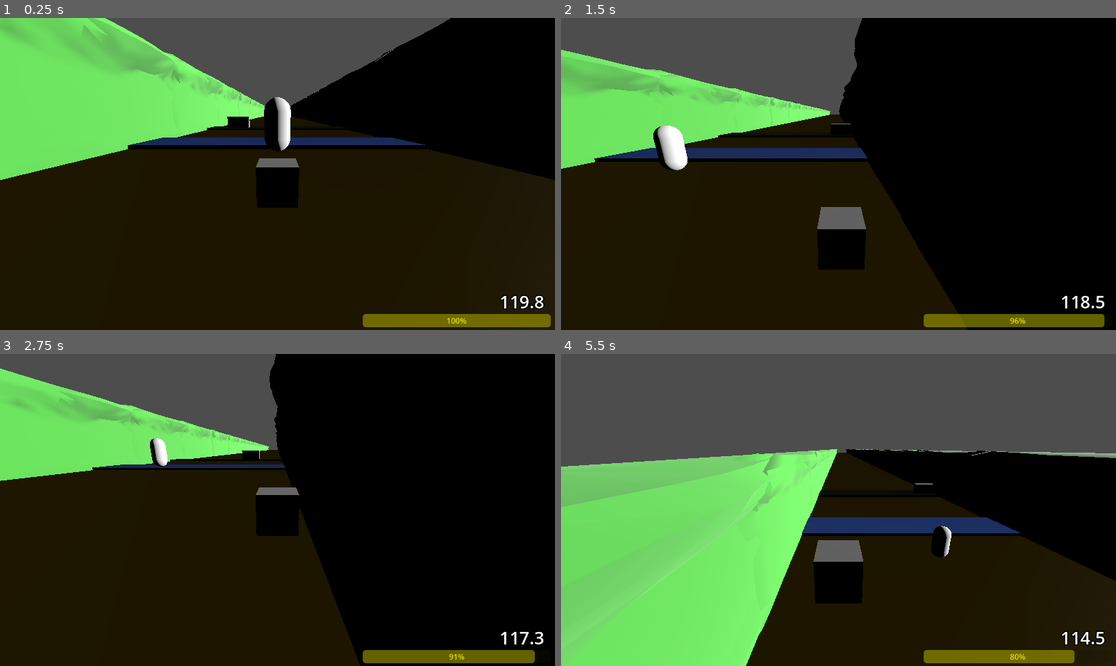
Above: before the commit, frames 1-4 (two rows, left to right).
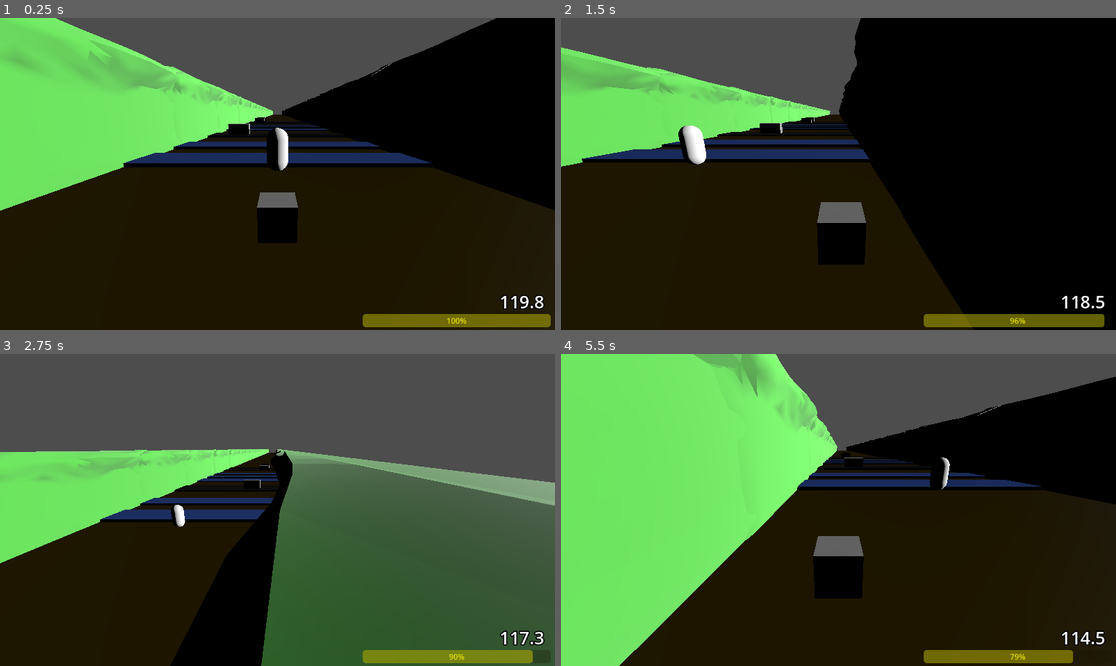
Above: after the commit, the same moments.

Repository: notadoctortired/SleepyFrog
Game: Godot game, scene res://scenes/main_scene.tscn
The game is run twice, just before and just after one commit, with the same random seed, the same clock (stepped at 60 frames per second) and the same inputs.
Inputs (mouse positions are in pixels of both pictures, inside the frame that each line leads up to):
- Up to frame 1 (0.25 s): no input
- Up to frame 2 (1.5 s): tap Enter (ui_accept) at 0.5 s; move the mouse to (960, 158) at 0.52 s; hold Right (move_right) 0.53-1.28 s; tap Space (jump) at 0.6, 0.77, 1.07 s; click (960, 158) at 0.67 s; move the mouse to (727, 189) at 1.27 s; hold Down (move_backward) from 1.28 s (still down); tap F at 1.35 s
- Up to frame 3 (2.75 s): tap Space (jump) at 1.52, 1.55, 1.82, 2.3 s; move the mouse to (333, 441) at 2.02 s; release Down (move_backward) at 2.03 s; hold Right (move_right) from 2.03 s (still down); hold Q from 2.03 s (still down)
- Up to frame 4 (5.5 s): move the mouse to (810, 572) at 2.77 s; release Right (move_right) at 2.78 s; release Q at 2.78 s; hold Up (move_forward) 2.78-3.53 s; tap Space (jump) at 2.85, 3.02, 3.32, 3.77, 3.8, 4.07, 4.52, 4.55, 4.82, 5.1 s; click (810, 572) at 2.92 s; move the mouse to (1005, 556) at 3.52 s; hold F 3.53-4.28 s; hold Left (move_left) 3.53-5.03 s; move the mouse to (672, 463) at 4.27 s; tap Q at 4.35 s; move the mouse to (866, 510) at 5.02 s; hold Down (move_backward) from 5.03 s (still down); click (866, 510) at 5.17 s

The runs differ from the first frame. In frame 1, 15% of the frame differs, in the area x 0-100%, y 0-73%; in frame 2, 3.9%; in frame 3, 72%, in the area x 0-100%, y 0-100%; in frame 4, 42%.

Commit message:
Worked on car movement & level design

Diff:
--- a/scenes/coffee.tscn
+++ b/scenes/coffee.tscn
@@ -1,19 +1,22 @@
-[gd_scene load_steps=4 format=3 uid="uid://djn8ltsdsvnjb"]
+[gd_scene load_steps=5 format=3 uid="uid://djn8ltsdsvnjb"]
 
 [ext_resource type="Script" uid="uid://wxe3cc3pt2px" path="res://scripts/add_energy.gd" id="1_tlbmd"]
 
-[sub_resource type="CapsuleShape3D" id="CapsuleShape3D_n0kls"]
+[sub_resource type="CapsuleShape3D" id="CapsuleShape3D_tlbmd"]
 
-[sub_resource type="CapsuleMesh" id="CapsuleMesh_tlbmd"]
+[sub_resource type="StandardMaterial3D" id="StandardMaterial3D_fe1ek"]
 
-[node name="Node3D" type="Node3D"]
+[sub_resource type="CapsuleMesh" id="CapsuleMesh_vgd82"]
+
+[node name="Coffee" type="Node3D"]
 
 [node name="Coffee" type="Area3D" parent="."]
 script = ExtResource("1_tlbmd")
 
 [node name="Collision_Coffee" type="CollisionShape3D" parent="Coffee"]
-shape = SubResource("CapsuleShape3D_n0kls")
+shape = SubResource("CapsuleShape3D_tlbmd")
 
 [node name="Mesh_Coffee" type="MeshInstance3D" parent="Coffee"]
-mesh = SubResource("CapsuleMesh_tlbmd")
+material_override = SubResource("StandardMaterial3D_fe1ek")
+mesh = SubResource("CapsuleMesh_vgd82")
 skeleton = NodePath("../Collision_Coffee")
--- a/scenes/main_scene.tscn
+++ b/scenes/main_scene.tscn
@@ -1,12 +1,12 @@
-[gd_scene load_steps=34 format=3 uid="uid://prwtx4qph4sa"]
-
-[ext_resource type="Script" uid="uid://wxe3cc3pt2px" path="res://scripts/add_energy.gd" id="1_c16ls"]
+[gd_scene load_steps=31 format=3 uid="uid://prwtx4qph4sa"]
+
 [ext_resource type="Script" uid="uid://dg8ohiisoo6sw" path="res://scripts/player_movement.gd" id="1_w2twt"]
 [ext_resource type="Script" uid="uid://bbvsymvwgh8jk" path="res://addons/phantom_camera/scripts/phantom_camera/phantom_camera_3d.gd" id="2_7ykc4"]
 [ext_resource type="Script" uid="uid://0fl0bnch5yek" path="res://addons/phantom_camera/scripts/phantom_camera_host/phantom_camera_host.gd" id="2_gubc5"]
 [ext_resource type="Script" uid="uid://dlexewiouo2yn" path="res://addons/phantom_camera/scripts/resources/tween_resource.gd" id="3_pu3yx"]
 [ext_resource type="Script" uid="uid://bomp7gl6hf50q" path="res://scripts/energy_bar.gd" id="5_gubc5"]
 [ext_resource type="Script" uid="uid://cjgqcqq1xf63f" path="res://scripts/timer.gd" id="6_rt2n2"]
+[ext_resource type="PackedScene" uid="uid://djn8ltsdsvnjb" path="res://scenes/coffee.tscn" id="7_si52b"]
 [ext_resource type="ArrayMesh" uid="uid://dvrrewessyskc" path="res://models/side_cliff_blocker.obj" id="9_c1pb6"]
 [ext_resource type="Script" uid="uid://c5mykx208e3sp" path="res://scripts/barrier_detection.gd" id="10_6wevv"]
 [ext_resource type="Material" uid="uid://bngkyycmntx7a" path="res://materials/Cliff_Mat.tres" id="10_e1cbu"]
@@ -31,12 +31,6 @@
 outline_size = 9
 outline_color = Color(0, 0, 0, 1)
 
-[sub_resource type="CapsuleShape3D" id="CapsuleShape3D_c16ls"]
-
-[sub_resource type="StandardMaterial3D" id="StandardMaterial3D_mngbo"]
-
-[sub_resource type="CapsuleMesh" id="CapsuleMesh_18nlu"]
-
 [sub_resource type="BoxShape3D" id="BoxShape3D_c1pb6"]
 
 [sub_resource type="BoxShape3D" id="BoxShape3D_mngbo"]
@@ -62,12 +56,13 @@
 [sub_resource type="BoxShape3D" id="BoxShape3D_01n6w"]
 
 [node name="Node3D" type="Node3D"]
+transform = Transform3D(1, 0, 0, 0, 1, 0, 0, 0, 1, 0.0884037, -9.53674e-07, -0.0657692)
 
 [node name="Player" type="CharacterBody3D" parent="."]
 transform = Transform3D(1, 0, 0, 0, 1, 0, 0, 0, 1, 0, 1, 0)
 script = ExtResource("1_w2twt")
 speed = 10
-jump = 30
+jump = 25
 
 [node name="Collision_Player" type="CollisionShape3D" parent="Player"]
 shape = SubResource("BoxShape3D_pu3yx")
@@ -84,7 +79,7 @@
 
 [node name="Camera3D" type="Camera3D" parent="."]
 physics_interpolation_mode = 1
-transform = Transform3D(1, 0, 0, 0, 0.957826, 0.287348, 0, -0.287348, 0.957826, 0, 2.5, 5)
+transform = Transform3D(1, 0, 0, 0, 0.957826, 0.287348, 0, -0.287348, 0.957826, 7.45058e-09, 3.5, 5)
 
 [node name="PhantomCameraHost" type="Node" parent="Camera3D"]
 process_priority = 300
@@ -93,13 +88,13 @@
 metadata/_custom_type_script = "uid://0fl0bnch5yek"
 
 [node name="PhantomCamera3D" type="Node3D" parent="." node_paths=PackedStringArray("follow_target")]
-transform = Transform3D(1, 0, 0, 0, 0.957826, 0.287348, 0, -0.287348, 0.957826, 0, 2.5, 5)
+transform = Transform3D(1, 0, 0, 0, 0.957826, 0.287348, 0, -0.287348, 0.957826, 0.0884037, 3.5, 4.93423)
 top_level = true
 script = ExtResource("2_7ykc4")
 follow_mode = 2
 follow_target = NodePath("../Player")
 tween_resource = SubResource("Resource_pu3yx")
-follow_offset = Vector3(0, 1.5, 5)
+follow_offset = Vector3(0, 2.5, 5)
 follow_damping = true
 metadata/_custom_type_script = "uid://bbvsymvwgh8jk"
 
@@ -149,17 +144,8 @@
 
 [node name="Collectibles" type="Node3D" parent="."]
 
-[node name="Coffee" type="Area3D" parent="Collectibles"]
-transform = Transform3D(1, 0, 0, 0, 1, 0, 0, 0, 1, 0, 2, -3)
-script = ExtResource("1_c16ls")
-
-[node name="Collision_Coffee" type="CollisionShape3D" parent="Collectibles/Coffee"]
-shape = SubResource("CapsuleShape3D_c16ls")
-
-[node name="Mesh_Coffee" type="MeshInstance3D" parent="Collectibles/Coffee"]
-material_override = SubResource("StandardMaterial3D_mngbo")
-mesh = SubResource("CapsuleMesh_18nlu")
-skeleton = NodePath("../Collision_Coffee")
+[node name="Coffee" parent="Collectibles" instance=ExtResource("7_si52b")]
+transform = Transform3D(1, 0, 0, 0, 1, 0, 0, 0, 1, 0, 1.79723, -4.38909)
 
 [node name="Kill_Plain" type="Area3D" parent="."]
 transform = Transform3D(1, 0, 0, 0, 1, 0, 0, 0, 1, 0, -47, -3)
@@ -968,21 +954,89 @@
 
 [node name="Obstacles" type="Node3D" parent="."]
 
-[node name="River" type="StaticBody3D" parent="Obstacles"]
-transform = Transform3D(21.36, 0, 0, 0, 1, 0, 0, 0, 4.4, 0, 0, -10)
-
-[node name="Area3D" type="Area3D" parent="Obstacles/River"]
+[node name="River 1" type="StaticBody3D" parent="Obstacles"]
+transform = Transform3D(21.36, 0, 0, 0, 1, 0, 0, 0, 3.46547, 0, 0, -8.85631)
+
+[node name="Area3D" type="Area3D" parent="Obstacles/River 1"]
 transform = Transform3D(1.01, 0, 0, 0, 1.01, 0, 0, 0, 1.01, 0, 0, 0)
 script = ExtResource("13_r6p65")
 
-[node name="CollisionShape3D" type="CollisionShape3D" parent="Obstacles/River/Area3D"]
+[node name="CollisionShape3D" type="CollisionShape3D" parent="Obstacles/River 1/Area3D"]
 shape = SubResource("BoxShape3D_r6p65")
 
-[node name="MeshInstance3D" type="MeshInstance3D" parent="Obstacles/River"]
+[node name="MeshInstance3D" type="MeshInstance3D" parent="Obstacles/River 1"]
 material_override = ExtResource("14_r6p65")
 mesh = SubResource("BoxMesh_si52b")
 
-[node name="CollisionShape3D" type="CollisionShape3D" parent="Obstacles/River"]
+[node name="CollisionShape3D" type="CollisionShape3D" parent="Obstacles/River 1"]
+shape = SubResource("BoxShape3D_01n6w")
+
+[node name="River 2" type="StaticBody3D" parent="Obstacles"]
+transform = Transform3D(21.36, 0, 0, 0, 1, 0, 0, 0, 3.46547, 0, 0, -15.1903)
+
+[node name="Area3D" type="Area3D" parent="Obstacles/River 2"]
+transform = Transform3D(1.01, 0, 0, 0, 1.01, 0, 0, 0, 1.01, 0, 0, 0)
+script = ExtResource("13_r6p65")
+
+[node name="CollisionShape3D" type="CollisionShape3D" parent="Obstacles/River 2/Area3D"]
+shape = SubResource("BoxShape3D_r6p65")
+
+[node name="MeshInstance3D" type="MeshInstance3D" parent="Obstacles/River 2"]
+material_override = ExtResource("14_r6p65")
+mesh = SubResource("BoxMesh_si52b")
+
+[node name="CollisionShape3D" type="CollisionShape3D" parent="Obstacles/River 2"]
+shape = SubResource("BoxShape3D_01n6w")
+
+[node name="River 3" type="StaticBody3D" parent="Obstacles"]
+transform = Transform3D(21.36, 0, 0, 0, 1, 0, 0, 0, 3.46547, 0, 0, -35.3014)
+
+[node name="Area3D" type="Area3D" parent="Obstacles/River 3"]
+transform = Transform3D(1.01, 0, 0, 0, 1.01, 0, 0, 0, 1.01, 0, 0, 0)
+script = ExtResource("13_r6p65")
+
+[node name="CollisionShape3D" type="CollisionShape3D" parent="Obstacles/River 3/Area3D"]
+shape = SubResource("BoxShape3D_r6p65")
+
+[node name="MeshInstance3D" type="MeshInstance3D" parent="Obstacles/River 3"]
+material_override = ExtResource("14_r6p65")
+mesh = SubResource("BoxMesh_si52b")
+
+[node name="CollisionShape3D" type="CollisionShape3D" parent="Obstacles/River 3"]
+shape = SubResource("BoxShape3D_01n6w")
+
+[node name="River 4" type="StaticBody3D" parent="Obstacles"]
+transform = Transform3D(21.36, 0, 0, 0, 1, 0, 0, 0, 3.46547, 0.177471, 0.00146866, -41.6169)
+
+[node name="Area3D" type="Area3D" parent="Obstacles/River 4"]
+transform = Transform3D(1.01, 0, 0, 0, 1.01, 0, 0, 0, 1.01, 0, 0, 0)
+script = ExtResource("13_r6p65")
+
+[node name="CollisionShape3D" type="CollisionShape3D" parent="Obstacles/River 4/Area3D"]
+shape = SubResource("BoxShape3D_r6p65")
+
+[node name="MeshInstance3D" type="MeshInstance3D" parent="Obstacles/River 4"]
+material_override = ExtResource("14_r6p65")
+mesh = SubResource("BoxMesh_si52b")
+
+[node name="CollisionShape3D" type="CollisionShape3D" parent="Obstacles/River 4"]
+shape = SubResource("BoxShape3D_01n6w")
+
+[node name="River 5" type="StaticBody3D" parent="Obstacles"]
+transform = Transform3D(21.36, 0, 0, 0, 1, 0, 0, 0, 3.46547, -0.111006, 0.0111809, -48.0916)
+
+[node name="Area3D" type="Area3D" parent="Obstacles/River 5"]
+transform = Transform3D(1.01, 0, 0, 0, 1.01, 0, 0, 0, 1.01, 0, 0, 0)
+script = ExtResource("13_r6p65")
+
+[node name="CollisionShape3D" type="CollisionShape3D" parent="Obstacles/River 5/Area3D"]
+shape = SubResource("BoxShape3D_r6p65")
+
+[node name="MeshInstance3D" type="MeshInstance3D" parent="Obstacles/River 5"]
+material_override = ExtResource("14_r6p65")
+mesh = SubResource("BoxMesh_si52b")
+
+[node name="CollisionShape3D" type="CollisionShape3D" parent="Obstacles/River 5"]
 shape = SubResource("BoxShape3D_01n6w")
 
 [node name="Road" type="StaticBody3D" parent="Obstacles"]
@@ -1002,4 +1056,42 @@
 shape = SubResource("BoxShape3D_01n6w")
 
 [node name="Car" parent="Obstacles" instance=ExtResource("16_01n6w")]
-transform = Transform3D(1, 0, 0, 0, 1, 0, 0, 0, 1, -6.62546, 1.34799, -24.6913)
+transform = Transform3D(1, 0, 0, 0, 1, 0, 0, 0, 1, -6.62546, 1.34799, -24.8536)
+
+[node name="Road2" type="StaticBody3D" parent="Obstacles"]
+transform = Transform3D(21.36, 0, 0, 0, 1, 0, 0, 0, 4.4, 0, 0, -59.5632)
+
+[node name="Area3D" type="Area3D" parent="Obstacles/Road2"]
+transform = Transform3D(1.01, 0, 0, 0, 1.01, 0, 0, 0, 1.01, 0, 0, 0)
+
+[node name="CollisionShape3D" type="CollisionShape3D" parent="Obstacles/Road2/Area3D"]
+shape = SubResource("BoxShape3D_r6p65")
+
+[node name="MeshInstance3D" type="MeshInstance3D" parent="Obstacles/Road2"]
+material_override = ExtResource("13_4w45t")
+mesh = SubResource("BoxMesh_si52b")
+
+[node name="CollisionShape3D" type="CollisionShape3D" parent="Obstacles/Road2"]
+shape = SubResource("BoxShape3D_01n6w")
+
+[node name="Car2" parent="Obstacles" instance=ExtResource("16_01n6w")]
+transform = Transform3D(1, 0, 0, 0, 1, 0, 0, 0, 1, -6.62546, 1.34799, -59.4167)
+
+[node name="Road3" type="StaticBody3D" parent="Obstacles"]
+transform = Transform3D(21.36, 0, 0, 0, 1, 0, 0, 0, 4.4, 0, 0, -67.3324)
+
+[node name="Area3D" type="Area3D" parent="Obstacles/Road3"]
+transform = Transform3D(1.01, 0, 0, 0, 1.01, 0, 0, 0, 1.01, 0, 0, 0)
+
+[node name="CollisionShape3D" type="CollisionShape3D" parent="Obstacles/Road3/Area3D"]
+shape = SubResource("BoxShape3D_r6p65")
+
+[node name="MeshInstance3D" type="MeshInstance3D" parent="Obstacles/Road3"]
+material_override = ExtResource("13_4w45t")
+mesh = SubResource("BoxMesh_si52b")
+
+[node name="CollisionShape3D" type="CollisionShape3D" parent="Obstacles/Road3"]
+shape = SubResource("BoxShape3D_01n6w")
+
+[node name="Car3" parent="Obstacles" instance=ExtResource("16_01n6w")]
+transform = Transform3D(1, 0, 0, 0, 1, 0, 0, 0, 1, -6.62546, 1.34799, -67.186)
--- a/scripts/add_energy.gd
+++ b/scripts/add_energy.gd
@@ -1,12 +1,11 @@
 extends Area3D
 
-var plr = ""
-
 func _ready():
-	plr = get_parent().get_parent().get_node("Player")
 	body_entered.connect(_on_body_entered)
 
 func _on_body_entered(body):
+	var plr = body
+
 	if body.name == "Player":
 		if plr.energy < 100:
 			if plr.energy >= 80:
--- a/scripts/car.gd
+++ b/scripts/car.gd
@@ -1,7 +1,7 @@
 extends RigidBody3D
 
 @export var speed = 20
-var timer = 2
+var timer = 1
 var respawn = false
 var origin_pos: Vector3 = Vector3.ZERO
 
@@ -9,13 +9,20 @@
 	origin_pos = get_parent().get_node("Car_Origin").position
 
 func _integrate_forces(PhysicsDirectBodyState3D):
+	lock_rotation = 1
 	linear_velocity.x += 1
+	print(linear_velocity.x)
+
+	if respawn:
+		freeze = 1
+	if not respawn:
+		freeze = 0
 
 func _process(delta):
 	if timer > 0:
 		timer -= delta
 	else:
-		timer = 2
+		timer = 1
 		respawn = true
 
 	if respawn:
